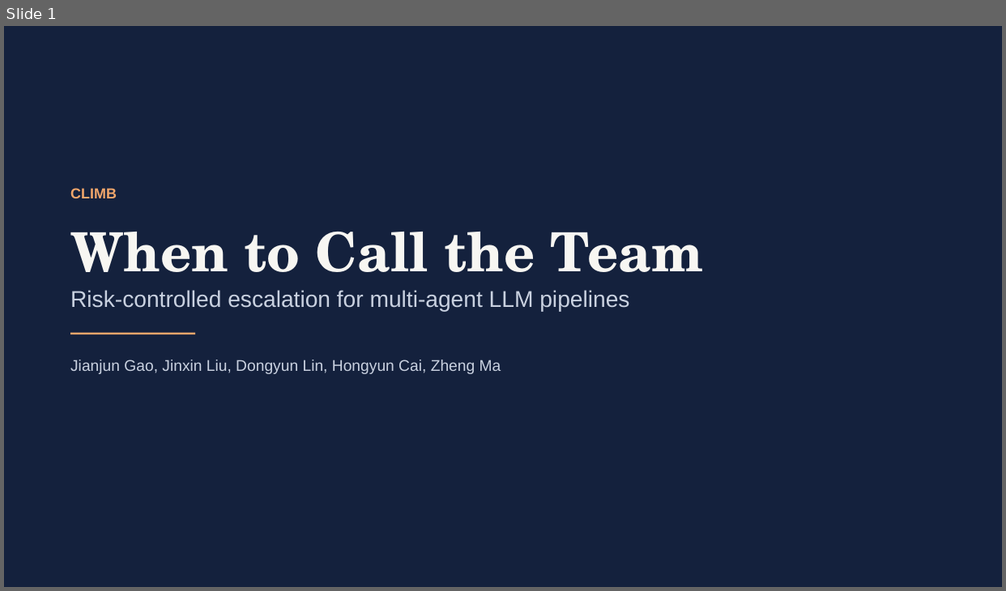
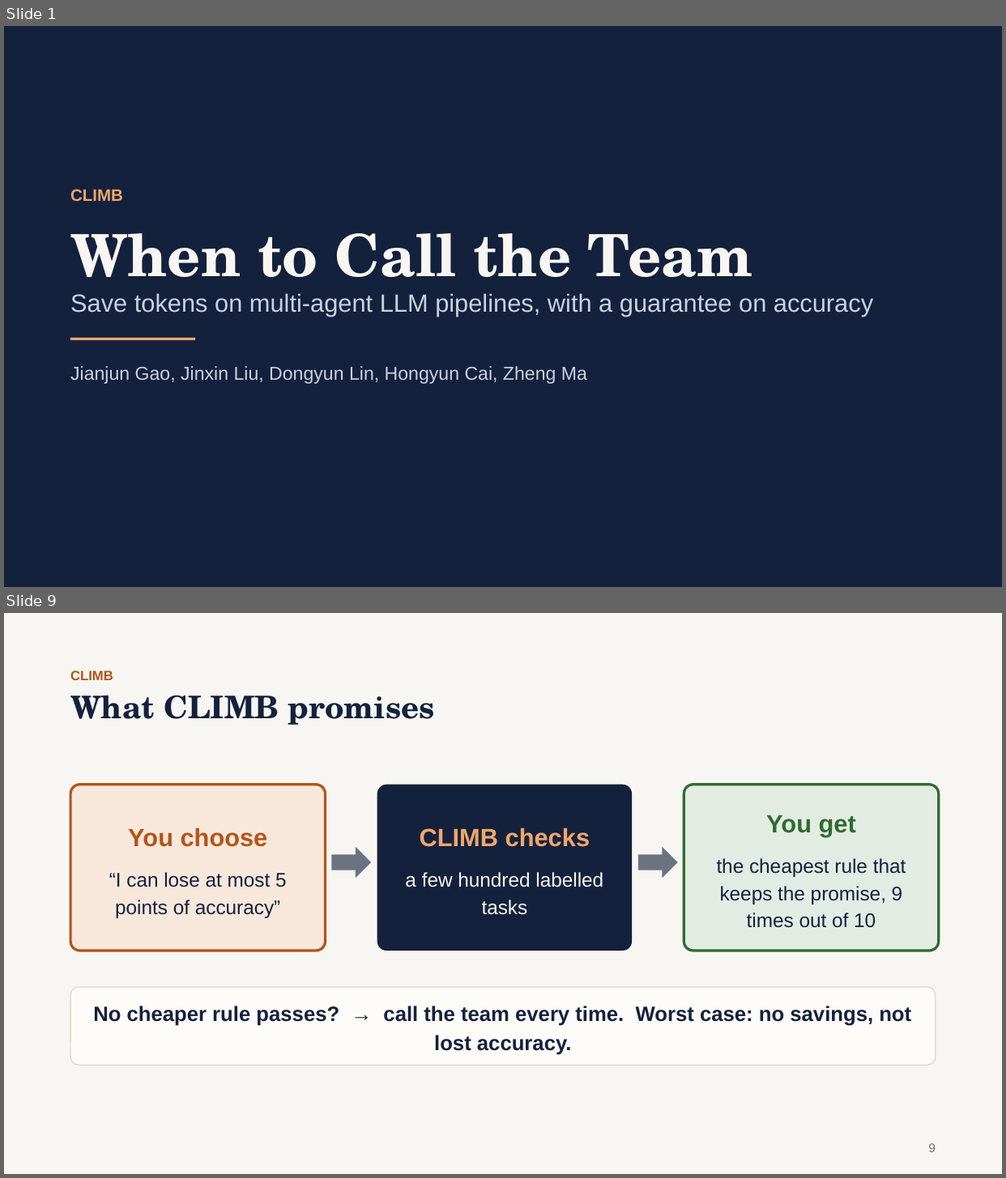
Before and after one commit to gaoj21/tokenbank, a slide deck: slides/CLIMB_talk.pptx. Shown one above the other, each under a label of ours: slide 1 before the commit, slides 1 and 9 after it; the slides between them are not shown. The pictures are 1006x591 and 1006x1178 pixels, drawn with LibreOffice and Linux fonts; fonts in the diff are those of the drawing. Boxes give left, top, right and bottom in pixels: in the first picture for what was removed or moved away, otherwise in the second. Text is boxed around its words. In the diff, an @@ line names an element or a change of style, - is before the commit and + after.

```diff
--- a/slides/CLIMB_talk.pptx
+++ b/slides/CLIMB_talk.pptx
@@ slide 9 added at (x1=4, y1=613, x2=1002, y2=1174), background #F7F6F2 @@
@@ text added at (x1=70, y1=671, x2=113, y2=680), 13 pt, text #B4541A, bold @@
+CLIMB
@@ text added at (x1=70, y1=695, x2=435, y2=725), 30 pt, text #14213D, bold @@
+What CLIMB promises
@@ rounded rectangle added at (x1=70, y1=785, x2=325, y2=951), fill #F8E8DC, outline #B4541A 2.5 pt, 19 pt, text #14213D @@
+You choose
+“I can lose at most 5 points of accuracy”
@@ rounded rectangle added at (x1=377, y1=785, x2=632, y2=951), fill #14213D, 19 pt, text #F7F6F2 @@
+CLIMB checks
+a few hundred labelled tasks
@@ rounded rectangle added at (x1=684, y1=785, x2=938, y2=951), fill #E3ECE2, outline #2F6B34 2.5 pt, 19 pt, text #14213D @@
+You get
+the cheapest rule that keeps the promise, 9 times out of 10
@@ right arrow added at (x1=332, y1=846, x2=372, y2=878), fill #6B7280 @@
@@ right arrow added at (x1=638, y1=846, x2=678, y2=878), fill #6B7280 @@
@@ rounded rectangle added at (x1=70, y1=987, x2=936, y2=1065), fill #FDFCF9, outline #DDD8CC 1 pt, 20 pt, text #14213D, bold @@
+No cheaper rule passes? → call the team every time. Worst case: no savings, not lost accuracy.
@@ text added at (x1=928, y1=1144, x2=936, y2=1152), 12 pt, text #6B7280 @@
+9
@@ slide 1 changed as well @@
@@ text "CLIMB" at (x1=70, y1=189, x2=123, y2=201): size 14 to 16 pt @@
@@ text "When to Call the Team" at (x1=70, y1=233, x2=753, y2=296): size 52 to 56 pt @@
@@ text at (x1=70, y1=293, x2=873, y2=317): text changed; size 22 to 24 pt @@
-Risk-controlled escalation for multi-agent LLM pipelines
+Save tokens on multi-agent LLM pipelines, with a guarantee on accuracy
@@ rectangle moved from (x1=70, y1=333, x2=196, y2=335) to (x1=70, y1=338, x2=196, y2=340) @@
@@ text "Jianjun Gao, Jinxin Liu, Dongyun ..." at (x1=70, y1=366, x2=587, y2=384): size 15 to 18 pt @@
```
Also in this commit, not shown: 16 other slides added, 18 slides removed, 14 other files.
